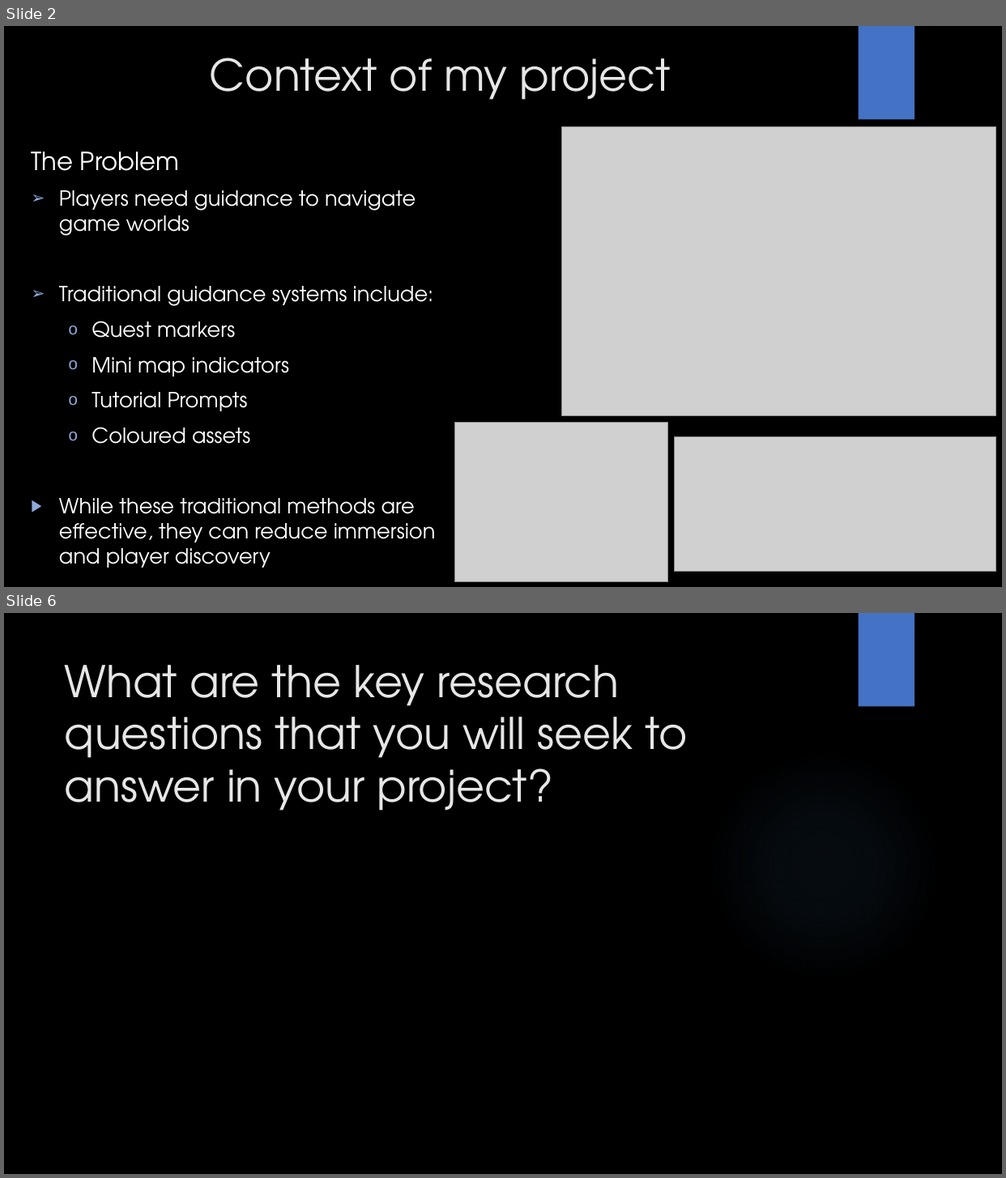
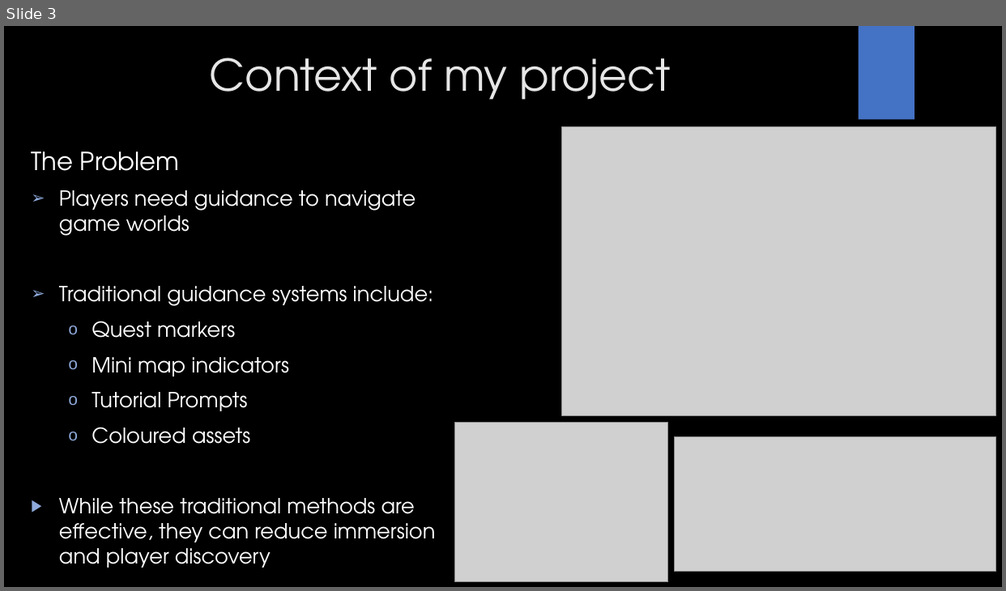
Before and after one commit to Mdot5596/MA-Dissertation, a slide deck: Project Proposal/GAM708 Proposal Presentation.pptx. Shown one above the other, each under a label of ours: slides 2 and 6 before the commit, slide 3 after it; the slides between them are not shown. The pictures are 1006x1178 and 1006x591 pixels, drawn with LibreOffice and Linux fonts; fonts in the diff are those of the drawing; grey boxes stand for pictures; background and template pictures are left out. Boxes give left, top, right and bottom in pixels: in the first picture for what was removed or moved away, otherwise in the second. Text is boxed around its words. In the diff, an @@ line names an element or a change of style, - is before the commit and + after.

```diff
--- a/Project Proposal/GAM708 Proposal Presentation.pptx
+++ b/Project Proposal/GAM708 Proposal Presentation.pptx
@@ slide 6 removed at <box>4,613,1002,1174</box>, background picture (left out); not listed: 1 template element that a slide beside it also shows @@
@@ title removed at <box>65,665,687,811</box> @@
-What are the key research questions that you will seek to answer in your project?
@@ ellipse removed at <box>709,750,939,981</box> @@
@@ what was slide 2 is now slide 3 @@
```
Also in this commit, not shown: 2 slides changed, 5 slides added, 5 other slides removed, 2 other files.
